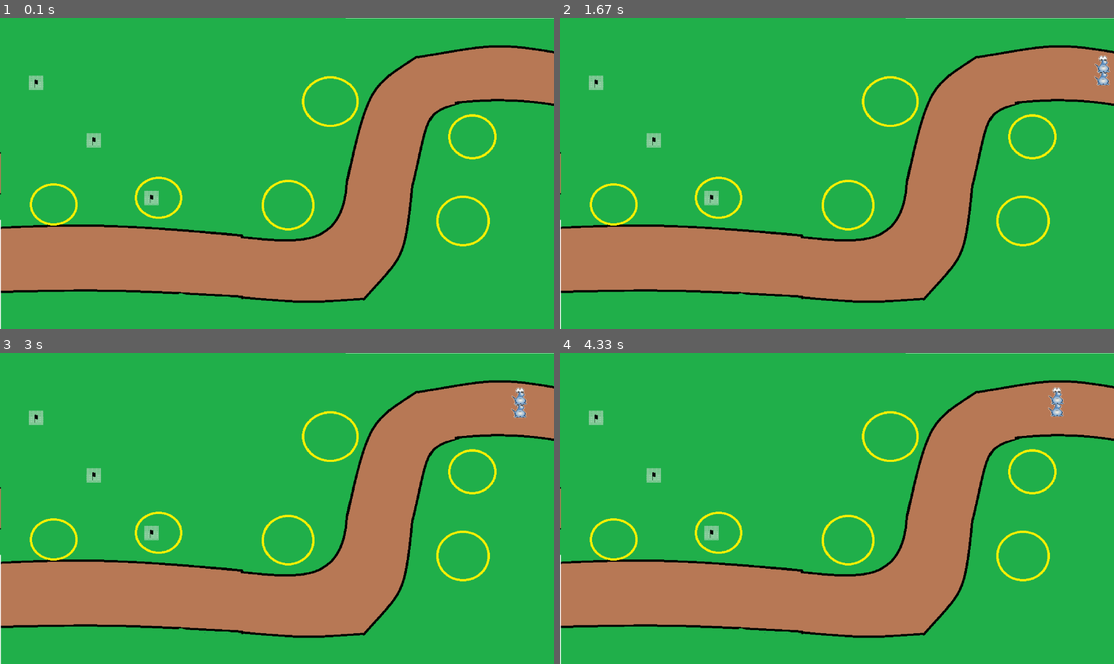
Above: before the commit, frames 1-4 (two rows, left to right).
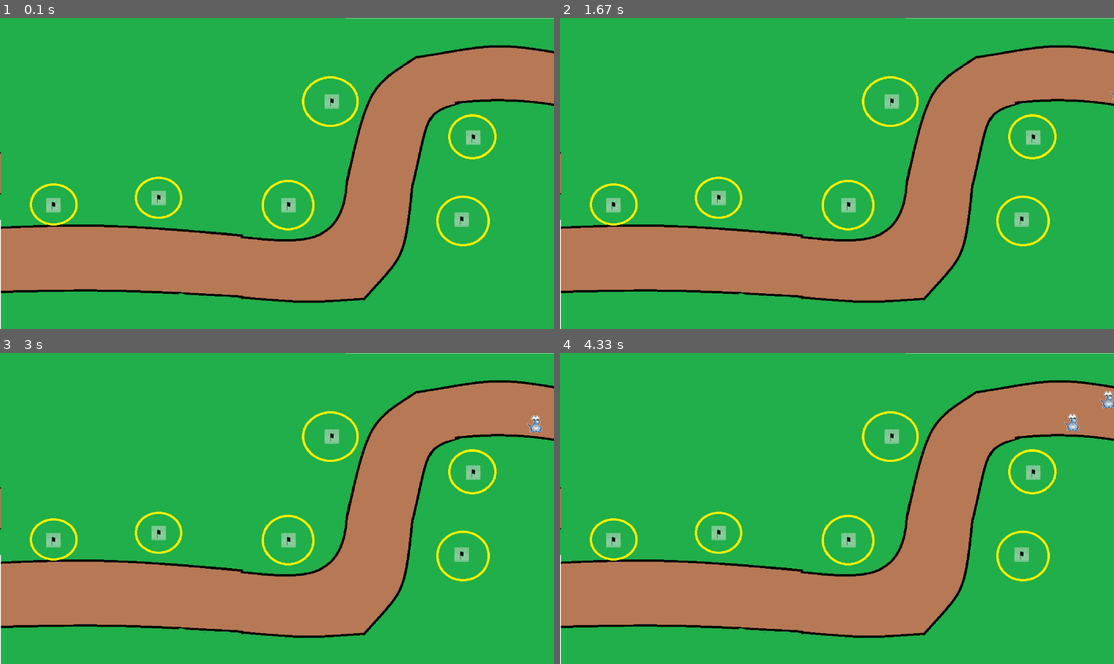
Above: after the commit, the same moments.

Repository: Fundgod/Tower_def
Game: pygame game, started from main.py
Two runs of this game, one before a commit and one after it. Both use one fixed random seed, a clock stepped at 60 frames per second and the inputs below.
Inputs:
- Up to frame 1 (0.1 s): no input
- Up to frame 2 (1.67 s): no input
- Up to frame 3 (3 s): no input
- Up to frame 4 (4.33 s): no input

The runs differ from the first frame. In frame 1, 1.0% of the frame differs, in the area x 5-87%, y 18-68%; in frame 2, 1.2%; in frame 3, 1.3%; in frame 4, 1.4%, in the area x 5-100%, y 10-68%.

Commit message:
added Game class, defined main program logics and architecture, added health status bars above mobs

Diff:
--- a/main.py
+++ b/main.py
@@ -1,6 +1,8 @@
 import pygame
 import random
 import sys, os
+from threading import Thread
+from time import sleep
 
 
 def load_image(name, colorkey=None):
@@ -22,34 +24,22 @@
     def __init__(self, number):
         self.dir = f'map{number}'
         self.ways = self.load_ways()
-        self.plants_sprites = pygame.sprite.Group()
-        self.plants = self.load_plants()
         self.sprite = self.load_sprite()
 
     def load_ways(self):
         ways = []
-        path = os.path.join(self.dir, 'ways')
-        for file in os.listdir(path):
-            if '.csv' in file:
-                with open(os.path.join(path, file), 'r') as f:
-                    ways.append([])
-                    for line in f.readlines():
-                        ways[-1].append(tuple(map(float, line.rstrip().split(';'))))
-                    ways[-1] = tuple(ways[-1])
+        path_to_roads = os.path.join(self.dir, 'ways')
+        for road in os.listdir(path_to_roads):
+            ways.append([])
+            path_to_ways = os.path.join(path_to_roads, road)
+            for way_file in os.listdir(path_to_ways):
+                if '.csv' in way_file:
+                    with open(os.path.join(path_to_ways, way_file), 'r') as f:
+                        ways[-1].append([])
+                        for line in f.readlines():
+                            ways[-1][-1].append(tuple(map(float, line.rstrip().split(';'))))
+                        ways[-1][-1] = tuple(ways[-1][-1])
         return ways
-
-    def load_plants(self):
-        plants = []
-        plant_image = pygame.transform.scale(load_image('sprites/plant.png', -1), (50, 50))
-        with open(os.path.join(self.dir, 'plants.csv'), 'r') as f:
-            for line in f.readlines():
-                plants.append(tuple(map(float, line.rstrip().split(';'))))
-                plant_sprite = pygame.sprite.Sprite(self.plants_sprites)
-                plant_sprite.rect = pygame.Rect(*plants[-1], 40, 40)
-                plant_sprite.image = plant_image
-                plants[-1] = (plants[-1], plant_sprite)
-        plants = tuple(plants)
-        return plants
 
     def load_sprite(self):
         group = pygame.sprite.Group()
@@ -58,12 +48,11 @@
         sprite.rect = pygame.Rect(0, 0, WIDTH, HEIGHT)
         return group
 
-    def get_way(self):
-        return random.choice(self.ways)
+    def get_way(self, road_num):
+        return random.choice(self.ways[road_num])
 
     def render(self, screen):
         self.sprite.draw(screen)
-        self.plants_sprites.draw(screen)
 
 
 class Mob(pygame.sprite.Sprite):
@@ -74,38 +63,88 @@
         self.height = height
         self.velocity = velocity
         self.pos = 0
+        self.health = 100
         self.coords = list(self.way[self.pos])
         self.coords[0] -= self.width / 2
         self.coords[1] -= self.height / 2
         self.steps = [0, 0]
         self.rect = pygame.Rect(*self.way[self.pos], 10, 10)
-        self.image = pygame.transform.scale(load_image('lol.png', -1), (60, 60))
+        self.image = pygame.transform.scale(load_image('sprites\\lol.png', -1), (60, 60))
 
     def update(self):
-        try:
-            if self.steps[0] >= self.steps[1]:
-                start_point = self.way[self.pos]
-                self.pos += 1
-                end_point = self.way[self.pos]
-                d_x, d_y = end_point[0] - start_point[0], end_point[1] - start_point[1]
-                self.steps = [0, (d_x ** 2 + d_y ** 2) ** .5 // self.velocity]
-                self.x_velocity, self.y_velocity = d_x, d_y
-            self.steps[0] += 1
-            self.coords[0] += self.x_velocity / self.steps[1]
-            self.coords[1] += self.y_velocity / self.steps[1]
-            self.rect.x, self.rect.y = self.coords
-        except IndexError:
+        if self.health > 0:
+            try:
+                if self.steps[0] >= self.steps[1]:
+                    start_point = self.way[self.pos]
+                    self.pos += 1
+                    end_point = self.way[self.pos]
+                    d_x, d_y = end_point[0] - start_point[0], end_point[1] - start_point[1]
+                    self.steps = [0, (d_x ** 2 + d_y ** 2) ** .5 // self.velocity]
+                    self.x_velocity, self.y_velocity = d_x, d_y
+                self.steps[0] += 1
+                self.coords[0] += self.x_velocity / self.steps[1]
+                self.coords[1] += self.y_velocity / self.steps[1]
+                self.rect.x, self.rect.y = self.coords
+
+                # Отрисовка полоски здоровья
+                pygame.draw.rect(screen, 'red', (int(self.coords[0] + 15), int(self.coords[1]) - 10, 30, 5))
+                pygame.draw.rect(screen, 'green', (int(self.coords[0] + 15), int(self.coords[1]) - 10, 30 * self.health // 100, 5))
+            except IndexError:
+                self.kill()
+        else:
             self.kill()
 
 
+class Game:
+    def __init__(self):
+        self.level = 1
+        self.map = Map(self.level)
+        self.mobs = pygame.sprite.Group()
+        self.plants = pygame.sprite.Group()
+        self.plants_data = self.load_plants()
+        self.towers = pygame.sprite.Group()
+
+    def start(self):
+        self.mobs_spawn_thread = Thread(target=self.spawn_mobs, daemon=True)
+        self.mobs_spawn_thread.start()
+
+    def load_plants(self):
+        plants_data = []
+        plant_image = pygame.transform.scale(load_image('sprites/plant.png', -1), (50, 50))
+        with open(os.path.join(self.map.dir, 'plants.csv'), 'r') as f:
+            for line in f.readlines():
+                plants_data.append(tuple(map(lambda coord: float(coord) - 25, line.rstrip().split(';'))))
+                plant_sprite = pygame.sprite.Sprite(self.plants)
+                plant_sprite.rect = pygame.Rect(*plants_data[-1], 40, 40)
+                plant_sprite.image = plant_image
+                plants_data[-1] = (plants_data[-1], plant_sprite)
+        plants_data = dict(plants_data)
+        return plants_data
+
+    def spawn_mob(self, road_num):
+        Mob(self.map.get_way(road_num), group=self.mobs)
+
+    def spawn_mobs(self):
+        for interval, road_num in ((1, 0), (2, 0), (3, 0), (1, 0), (2, 0), (3, 0), (1, 0), (2, 0), (3, 0)):
+            sleep(interval)
+            self.spawn_mob(road_num)
+
+    def update(self):
+        self.mobs.update()
+
+    def render(self, screen):
+        self.map.render(screen)
+        self.mobs.draw(screen)
+        self.plants.draw(screen)
+        self.towers.draw(screen)
+
+
 if __name__ == '__main__':
-    c = 0
     pygame.init()
     SIZE = WIDTH, HEIGHT = 1920, 1080
     screen = pygame.display.set_mode(SIZE)
-    map_ = Map(1)
-    mobs = pygame.sprite.Group()
-    Mob(map_.get_way(), group=mobs)
+    game = Game()
+    game.start()
     fps = 60
     time = pygame.time.Clock()
     running = True
@@ -115,11 +154,7 @@
             if event.type == pygame.QUIT:
                 running = False
         screen.fill('black')
-        map_.render(screen)
-        mobs.update()
-        mobs.draw(screen)
+        game.update()
+        game.render(screen)
         pygame.display.flip()
-        if not c % 300:
-            Mob(map_.get_way(), group=mobs)
-        c += 1
     pygame.quit()
--- a/map1/plants.csv
+++ b/map1/plants.csv
@@ -1,3 +1,6 @@
-100;200
-300;400
-500;600
+550;625
+185;650
+1000;650
+1150;290
+1640;415
+1600;700
Renamed: map1/ways/way1.csv -> map1/ways/road1/way1.csv
Renamed: map1/ways/way1.png -> map1/ways/road1/way1.png
Renamed: map1/ways/way2.csv -> map1/ways/road1/way2.csv
Renamed: map1/ways/way2.png -> map1/ways/road1/way2.png
Renamed: map1/ways/way3.csv -> map1/ways/road1/way3.csv
Renamed: map1/ways/way3.png -> map1/ways/road1/way3.png
Renamed: lol.png -> sprites/lol.png
